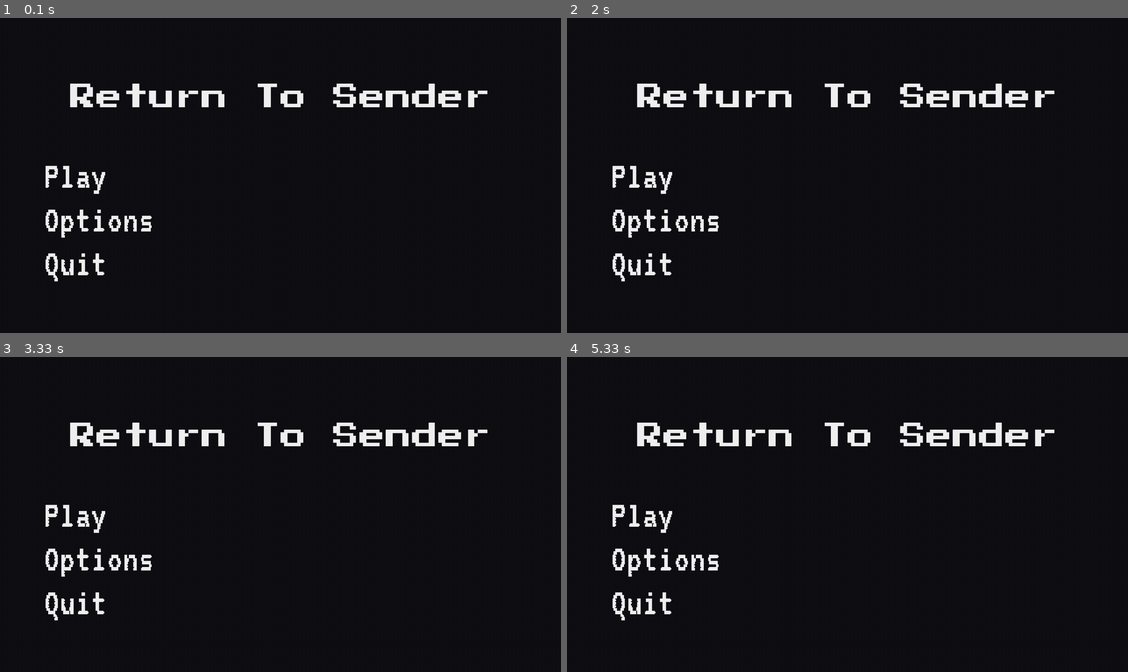
Above: before the commit, frames 1-4 (two rows, left to right).
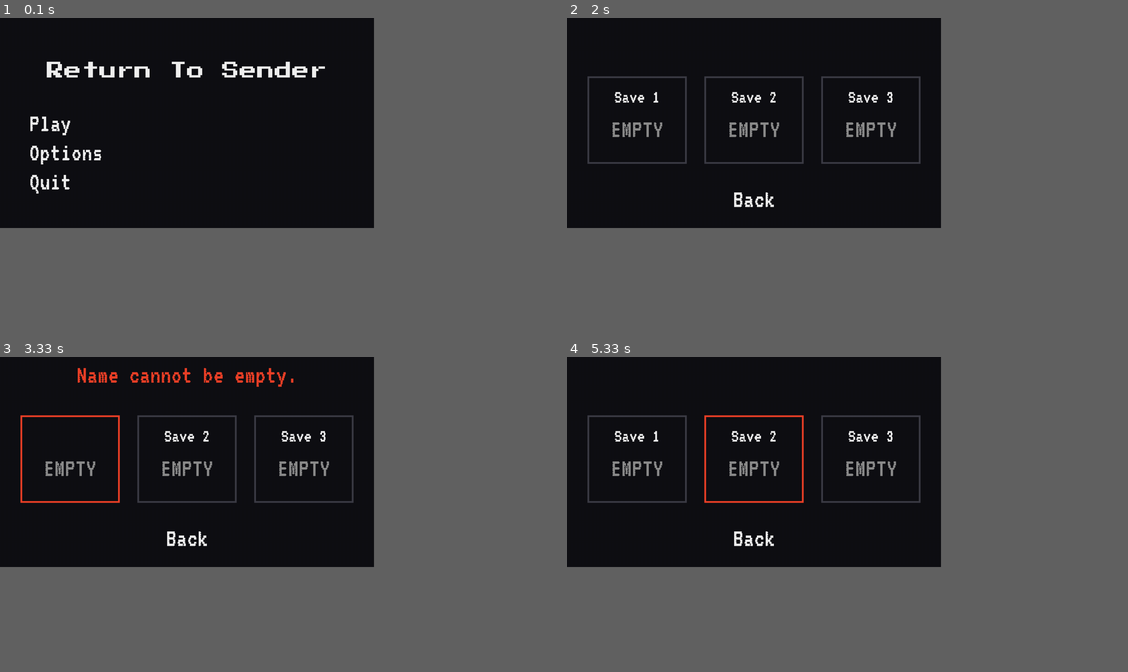
Above: after the commit, the same moments.

Repository: KDO1T/Return-To-Sender
Game: pygame game, started from main_menu.py
Same seed, same stepped clock (60 frames per second), same inputs: the game is played once before the commit and once after it.
Inputs (mouse positions are in pixels of both pictures, inside the frame that each line leads up to):
- Up to frame 1 (0.1 s): no input
- Up to frame 2 (2 s): click (752, 121) at 0.38 s; click (841, 153) at 0.72 s; press the mouse at (752, 118) at 1.03 s; move the mouse to (825, 159) at 1.13 s; release the mouse at (897, 200) at 1.27 s; press the mouse at (752, 197) at 1.37 s; move the mouse to (712, 194) at 1.47 s; release the mouse at (673, 191) at 1.6 s; press the mouse at (617, 121) at 1.7 s; move the mouse to (617, 118) at 1.8 s; release the mouse at (617, 115) at 1.93 s
- Up to frame 3 (3.33 s): press the mouse at (185, 460) at 2.03 s; move the mouse to (258, 423) at 2.13 s; release the mouse at (325, 382) at 2.27 s; press the mouse at (67, 492) at 2.37 s; move the mouse to (117, 438) at 2.47 s; release the mouse at (168, 382) at 2.6 s; click (50, 442) at 2.72 s; click (89, 483) at 3.05 s
- Up to frame 4 (5.33 s): press the mouse at (752, 536) at 3.37 s; move the mouse to (712, 505) at 3.47 s; release the mouse at (673, 470) at 3.6 s; press the mouse at (752, 457) at 3.7 s; move the mouse to (696, 432) at 3.8 s; release the mouse at (639, 404) at 3.93 s; press the mouse at (752, 536) at 4.03 s; move the mouse to (768, 467) at 4.13 s; release the mouse at (780, 394) at 4.27 s; press the mouse at (617, 460) at 4.87 s; move the mouse to (757, 492) at 4.97 s; release the mouse at (892, 520) at 5.1 s; press the mouse at (752, 460) at 5.2 s; move the mouse to (712, 476) at 5.3 s
In our replay, the window is 1350x759 before the commit and 900x506 after it. These sizes can differ from the game's own. Grey fills any space a smaller window leaves; there, only what the larger window draws over its background counts as a difference.

The runs differ from the first frame. In frame 1, 4.7% of the frame differs, in the area x 5-87%, y 13-84%; in frame 2, 5.2%; in frame 3, 5.9%, in the area x 3-87%, y 3-84%; in frame 4, 5.2%.

Commit message:
delted json file to avoid merge conflicts

Diff:
--- a/save_system.py
+++ b/save_system.py
@@ -12,9 +12,8 @@
 KEYRING_SERVICE = "Return To Sender"
 KEYRING_USERNAME = "save_encryption_key"
 
-# Set to True when you want save files encrypted.
-# Set to False while testing so you can open the JSON and inspect the saved data.
-USE_ENCRYPTION = True
+
+USE_ENCRYPTION = False
 
 # Values used when a save file does not contain a stat yet (brand new saves / old saves).
 DEFAULT_CRIT_DMG = 1.5
--- a/saves/slot_0.json
+++ /dev/null
@@ -1,5 +0,0 @@
-{
-    "slot_index": 0,
-    "name": "Save 1",
-    "encrypted_data": "gAAAAABqvSZA1oPUjPeau7pQjXGf7OL_VIJA2fZeDeW4tzELmJ-tkn5xCZHyTXQwMgf6OdjKRwjuDwWJCFwmAlwxPTEhODOrQ3-xHzBCWBEAUWrFxcw-s5UWT0dPOC5xh09U_4rd-qU-EYTlZZx26Jp3BAzn64SNQ6NZFvAdiif_fYmSgEQg9j3F2mF6IuaPsJGMNhnlG85NgbE0GoW_BK18JEv1HFUMV8cfrTWXglUxT42t_sZ3H3gqLFwapa4myeyn5M8uEHlbsaxXyCS-_hdPu-_1kVcjf3GoeeyV1w98Fz-7xnhm_bAKrZzuYW9thb-3wRECOJLTJvBoi-1SIJuy_Yt-Qy0PthVt9ewObBTI4YPJtpK1nPdnejNyvEm1D3YpArUWrm3XhFPAS4knKcgGBfZtz4hSCqp9W1F_vcLw_3uBqdmwmu6ATAiLZLEZHAOafxzEOOWcsJ9wT6TNuoY085AbmdezT2qchDZ9qDBRMbTiiuFZmy9-sNox0zHZa20Fzf1mTQ6KnL_1BSa58p0ozOkmaZ9iNnGBqNzi1VgsmVWk27ZK-7YKt2RWXAguTIVg2YbqGgQY7-G05OHVgFC43EQR1NuwmPPJ1PPl4XoLj3cy44IE_JCAL5QOZEOvcdgsbiPCKjptW9lpm_ThJ4NiUPMsYJzahH0h0gP223CzSWNFAx7QvHOSxlxsxq5PDer0Efj924NOkAFddB5vZqFxrXEfdKua1vt5ke8b7twJy39vIOl46FtrXyASJmQV3SpCkhxQbsaKukYSbmt75Ati24swb2r3Igg4I5IpYV2yUNfUcnkSAumjHzT-DQWKc82phqSwiTWBUmFvVlCZvGwzDHYzHD3Wyw=="
-}
--- a/saves/slot_1.json
+++ /dev/null
@@ -1,5 +0,0 @@
-{
-    "slot_index": 1,
-    "name": "Save 2",
-    "encrypted_data": "gAAAAABqvTMSPNtFF1yysP2g0ZpPrMIl8m94kH47AReSaoFtEAIN9B_vfB0zb4W0BSXERkgBaHeokMa3a6V5hlIn-sV63Ohqg_l0Wbf7v5ssyJU_vjW0MTFLZinHRqFnzg1wCgDstYp9PhbJi5P5LWyEJB4y82jdlXHvVmcegDPKiGoDUmpnVLT2e-IbSyQ5TnZehMdQw-q2NCPAJYCfD87mN7J7mDzeeQ1I4AUzG0yea-tHP-btTJFurSCl35nNTYVWfegx8fKnav1JUpl7Ez0YdjUcSQwDeUrRYIcc1c80Ewy8asrVgUnxDgJv76ThAxqj1edmh-wvP5xF2ZcoP7nfW_XLrk31jQBqtDE6iT_YIcpfGBHg5h3AvjN9ezz6x9aevAFXwy3X49eAHHizuAHQ6sdz3ujD0s-qcOQE3j_smL06rhOkxZt-Rn4VLbxera8whqAO-nGE7uS5Ptgh5MCAdJ0VHYw47Z0mmaSvViPILtD0bTGVPDIaw-2DpN1Jwcc-4K1D5vkSbuggn5Rv2pq8XutkNO-bDRc_bHhTzbOY9wSjmN4e6tCGFqFuDbGAMvIK-sNnSnJtvEsWHbOKPp0v53u7IPkS1HRAC05WfCh7FCxL8Lg-_2I="
-}
--- a/saves/slot_2.json
+++ /dev/null
@@ -1,5 +0,0 @@
-{
-    "slot_index": 2,
-    "name": "Save 3",
-    "encrypted_data": "gAAAAABqvRjX9PvnbUbrGZKgSQDag8PR0JZc7ZKHL3n98_3YOx-4IXYabaXDvCPX9G9SVTebHayu504ttO53b1tdw5lHse4vZfQ8QkVguW2yorUpov_g9u5Bh6HyetCOI4GuKdiB8k5_SeMHBXnJTkmV60W2BkuPzuXKFjClsQucE1851E1b89GIdJXSoc_AcdOdgR0WCHXOA0qSKZkqzTr6JLg_kL5VQSzqwQB0NSCEOY1HcNnTYAM-qW_K5_hmt1tblxNV0zOBgKNlGvl-hmAsuzwFdz95IFXwpN_ijxHh2WPJT8oo41kZon2TJk1awWuiu1Z5ciU06E7SNfNNHq_W7ZI1XrTZmL18pOkocngbvvetYTh0knqr2Pjpc9w3oEtPAapMOoVMb46tx-gq6glKk72tIx4fqUPq1v9hduvgQibyHG66dsPYvULtSBAyHGfdRHQwFTvzkyzJf7XZ4AHoOxyrVvhS67oAO7nZ-zxy_5_cHPRa9cL6WEADHTOwuogN33Zv73Nzg6G4KLCNbRSOePsmuFJZeecuvRn_dy91iGxG9kvBFozDpS5etdcit9nnxYUqMBhTCdtyFvTV912O5MRolFmdwGK3hA8SDZVLKd09BV2OpZm_IczEHdop-_BVOa1FPTup"
-}
--- a/settings.json
+++ /dev/null
@@ -1,15 +0,0 @@
-{
-    "resolution_index": 1,
-    "fullscreen": true,
-    "brightness": 50,
-    "master_volume": 100,
-    "music_volume": 80,
-    "sfx_volume": 100,
-    "controls": {
-        "up": "W",
-        "left": "A",
-        "down": "S",
-        "right": "D",
-        "jump": "Space"
-    }
-}
